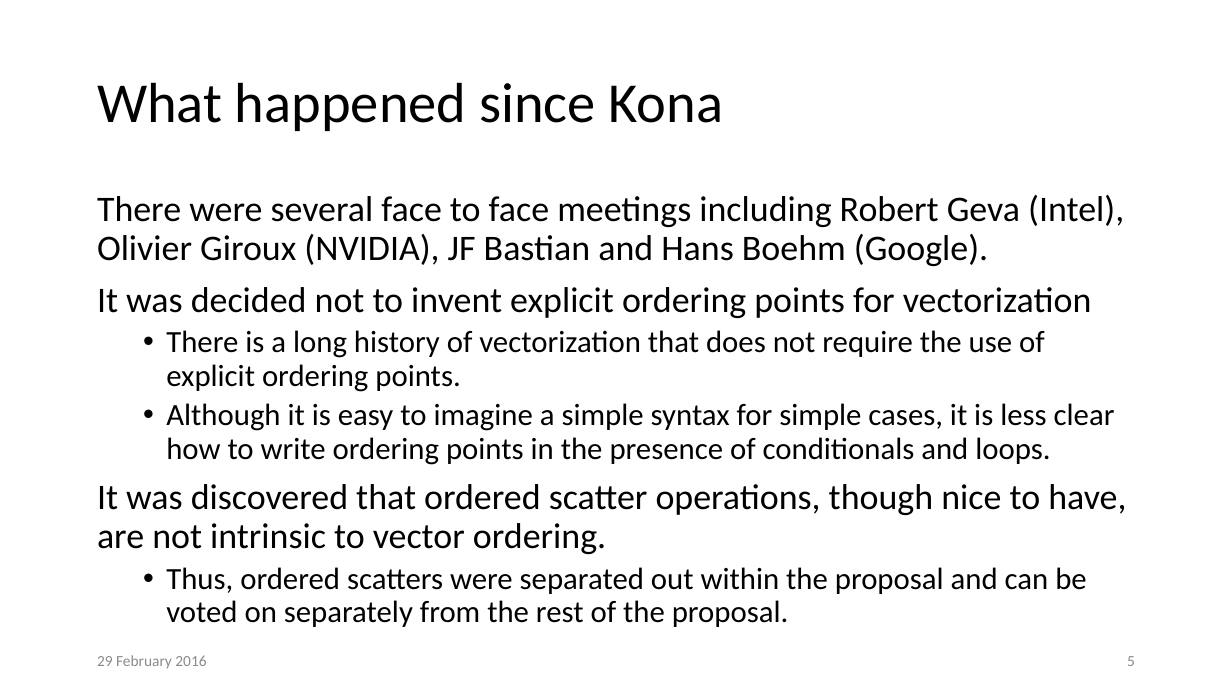
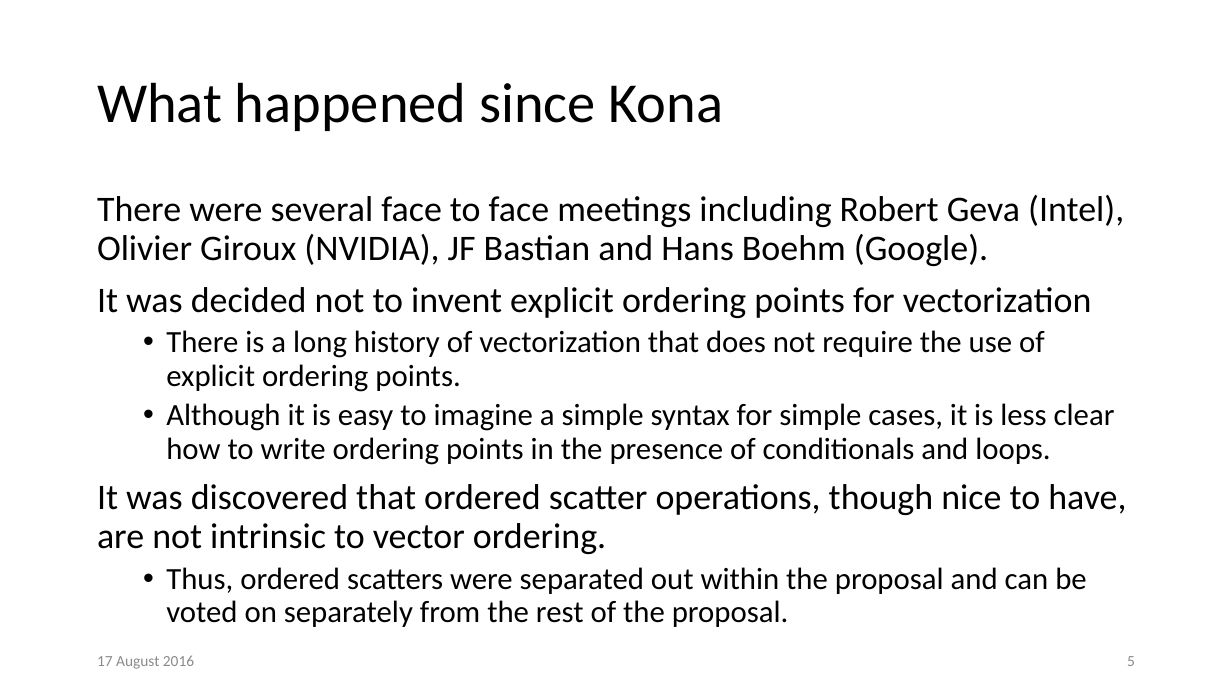
Before and after one commit to phalpern/WG21-halpern, a slide deck: slide 5 of P0076-presentation.pptx. Drawn at 1232x693 pixels with LibreOffice and Linux fonts; fonts in the diff are those of the drawing. Boxes give left, top, right and bottom in pixels: in the first picture for what was removed or moved away, otherwise in the second. Text is boxed around its words. In the diff, an @@ line names an element or a change of style, - is before the commit and + after.

```diff
--- a/P0076-presentation.pptx
+++ b/P0076-presentation.pptx
@@ text at (x1=97, y1=655, x2=194, y2=669): text changed @@
-29 February 2016
+17 August 2016
```
Also in this commit, not shown: 2 other slides changed.
